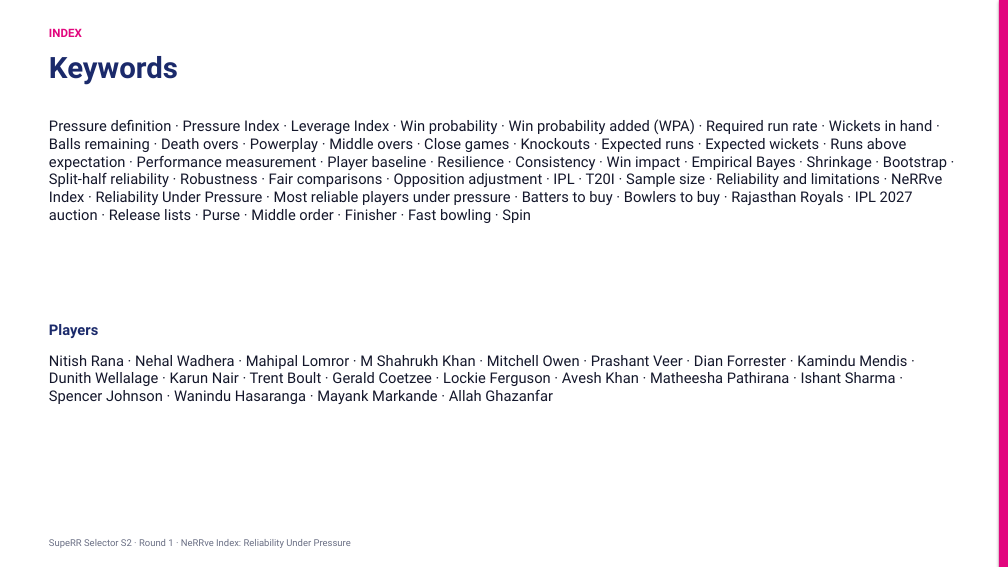
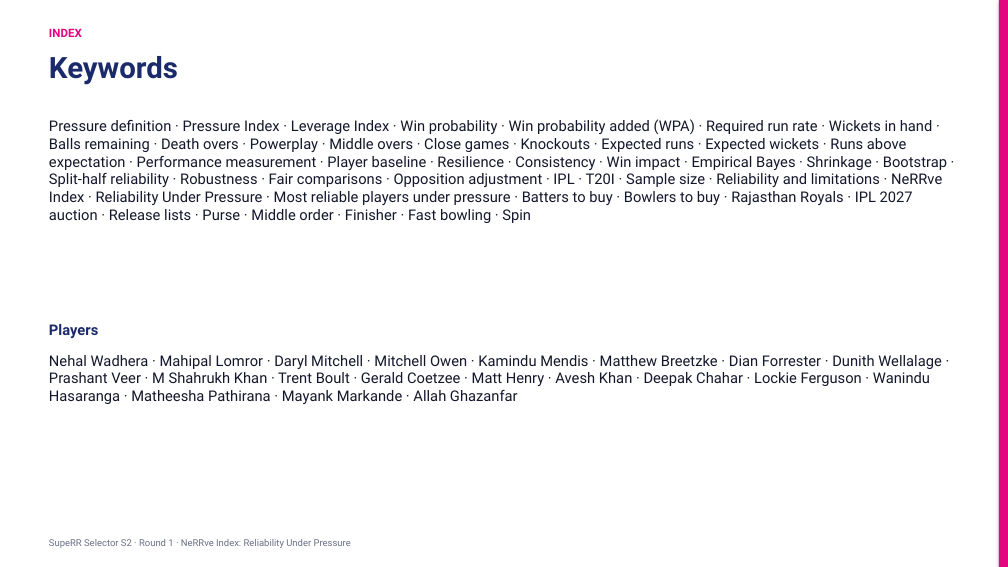
Before and after one commit to KoduruChandrasekhar/RRAuction-, a slide deck: slide 16 of submission/NeRRve_Deck.pptx (slide 15 before the commit). Drawn at 1008x567 pixels with LibreOffice and Linux fonts; fonts in the diff are those of the drawing. Boxes give left, top, right and bottom in pixels: in the first picture for what was removed or moved away, otherwise in the second. Text is boxed around its words. In the diff, an @@ line names an element or a change of style, - is before the commit and + after.

```diff
--- a/submission/NeRRve_Deck.pptx
+++ b/submission/NeRRve_Deck.pptx
@@ text at bbox=[49, 355, 942, 404]: text changed @@
-Nitish Rana · Nehal Wadhera · Mahipal Lomror · M Shahrukh Khan · Mitchell Owen · Prashant Veer · Dian Forrester · Kamindu Mendis · Dunith Wellalage · Karun Nair · Trent Boult · Gerald Coetzee · Lockie Ferguson · Avesh Khan · Matheesha Pathirana · Ishant Sharma · Spencer Johnson · Wanindu Hasaranga · Mayank Markande · Allah Ghazanfar
+Nehal Wadhera · Mahipal Lomror · Daryl Mitchell · Mitchell Owen · Kamindu Mendis · Matthew Breetzke · Dian Forrester · Dunith Wellalage · Prashant Veer · M Shahrukh Khan · Trent Boult · Gerald Coetzee · Matt Henry · Avesh Khan · Deepak Chahar · Lockie Ferguson · Wanindu Hasaranga · Matheesha Pathirana · Mayank Markande · Allah Ghazanfar
```
Also in this commit, not shown: 6 other slides changed, 1 slide added, 10 other files.
